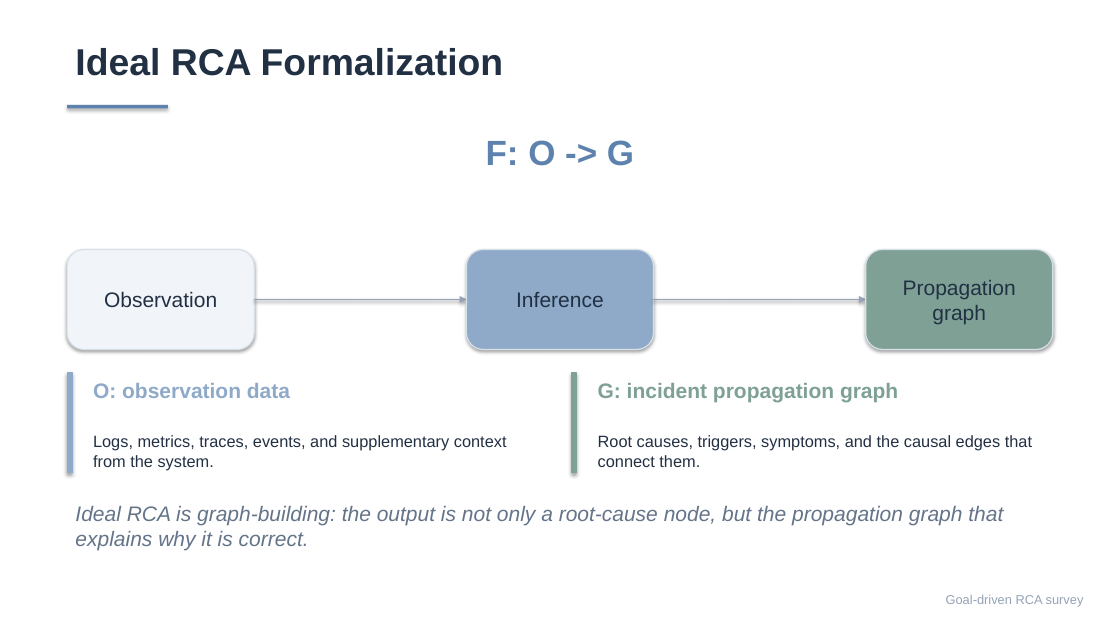
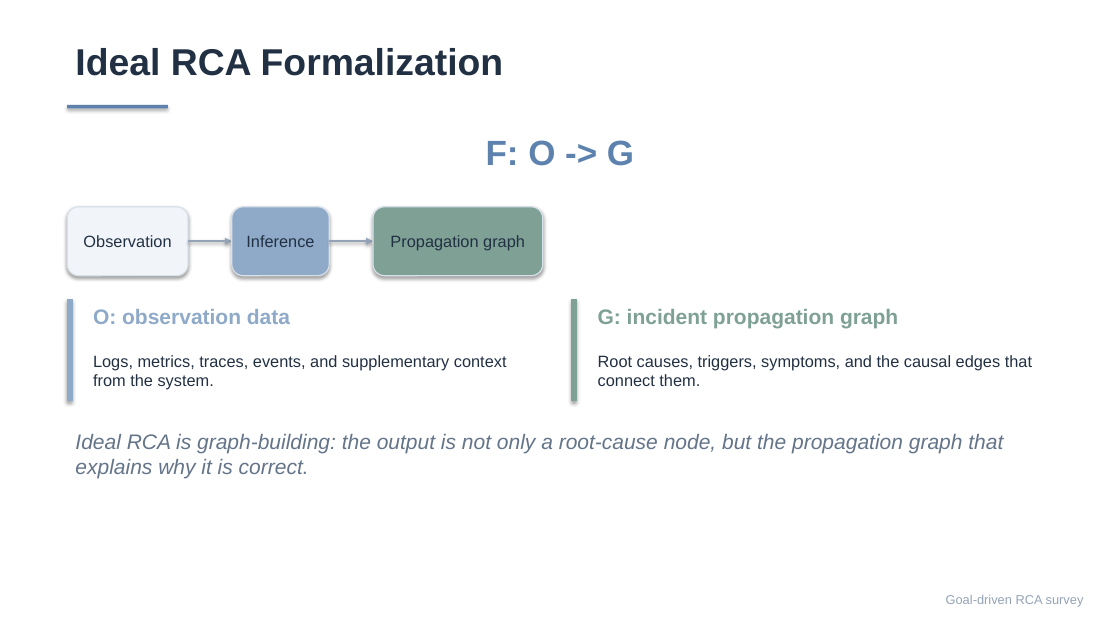
Before and after one commit to Lincyaw/paperops, a slide deck: slide 8 of examples/self-intro/diagnostic_world_model.pptx. Drawn at 1120x630 pixels with LibreOffice and Linux fonts; fonts in the diff are those of the drawing. Boxes give left, top, right and bottom in pixels: in the first picture for what was removed or moved away, otherwise in the second. Text is boxed around its words. In the diff, an @@ line names an element or a change of style, - is before the commit and + after.

Commit message:
Fix slide layout sizing and preview wrapping

```diff
--- a/examples/self-intro/diagnostic_world_model.pptx
+++ b/examples/self-intro/diagnostic_world_model.pptx
@@ rounded rectangle "Observation": place and size @@
-rounded rectangle "Observation" at [67,250,255,350]
+rounded rectangle "Observation" at [67,207,188,276]
@@ rounded rectangle "Inference": place and size @@
-rounded rectangle "Inference" at [466,250,654,350]
+rounded rectangle "Inference" at [232,207,329,276]
@@ size 18 to 14 pt in 3 elements at [67,207,188,276], [232,207,329,276], [373,207,543,276] @@
@@ rounded rectangle "Propagation graph": place and size @@
-rounded rectangle "Propagation graph" at [866,250,1054,350]
+rounded rectangle "Propagation graph" at [373,207,543,276]
@@ arrow moved from (255, 299) - (466, 299) to (188, 241) - (232, 241) @@
@@ arrow moved from (654, 299) - (866, 299) to (329, 241) - (373, 241) @@
@@ rectangle: place and size @@
-rectangle at [67,373,72,473]
+rectangle at [67,299,72,401]
@@ text "O: observation data": place and size @@
-text "O: observation data" at [93,383,290,398]
+text "O: observation data" at [93,309,290,324]
@@ rectangle: place and size @@
-rectangle at [572,373,577,473]
+rectangle at [572,299,577,401]
@@ text "G: incident propagation graph": place and size @@
-text "G: incident propagation graph" at [598,383,898,402]
+text "G: incident propagation graph" at [598,309,898,328]
@@ text "Logs, metrics, traces, events, and ...": place and size @@
-text "Logs, metrics, traces, events, and ..." at [93,435,507,470]
+text "Logs, metrics, traces, events, and ..." at [93,355,507,390]
@@ text "Root causes, triggers, symptoms, and ...": place and size @@
-text "Root causes, triggers, symptoms, and ..." at [598,435,1032,467]
+text "Root causes, triggers, symptoms, and ..." at [598,355,1032,386]
@@ text "Ideal RCA is graph-building: the ...": place and size @@
-text "Ideal RCA is graph-building: the ..." at [75,506,1003,551]
+text "Ideal RCA is graph-building: the ..." at [75,434,1003,479]
```
Also in this commit, not shown: 19 other slides changed, 28 other files.
